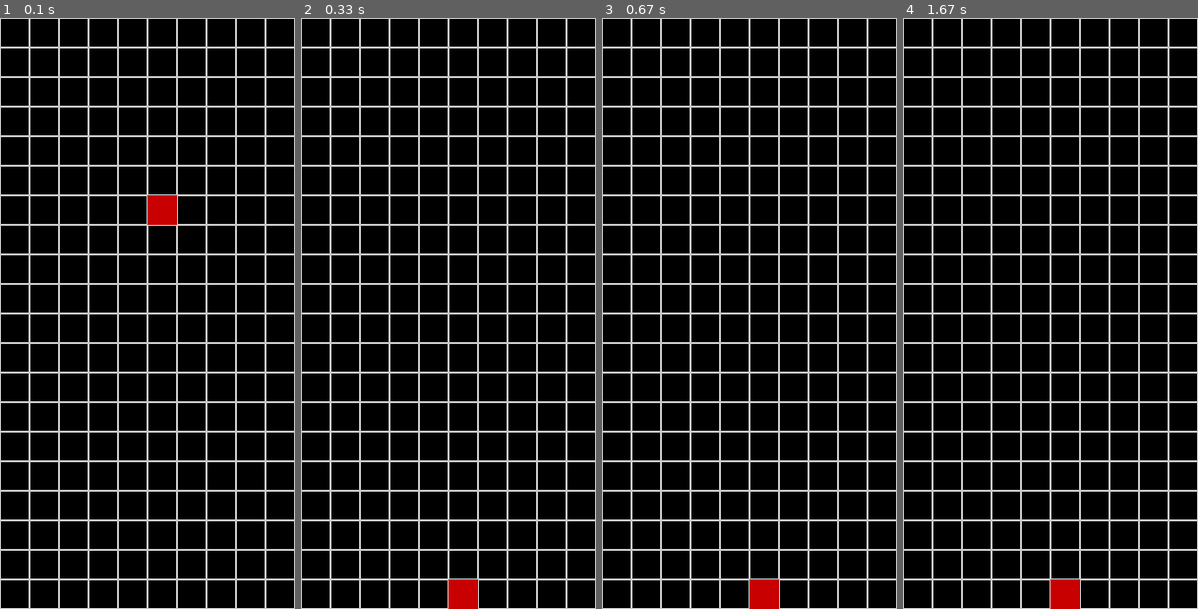
Above: before the commit, frames 1-4 (left to right).
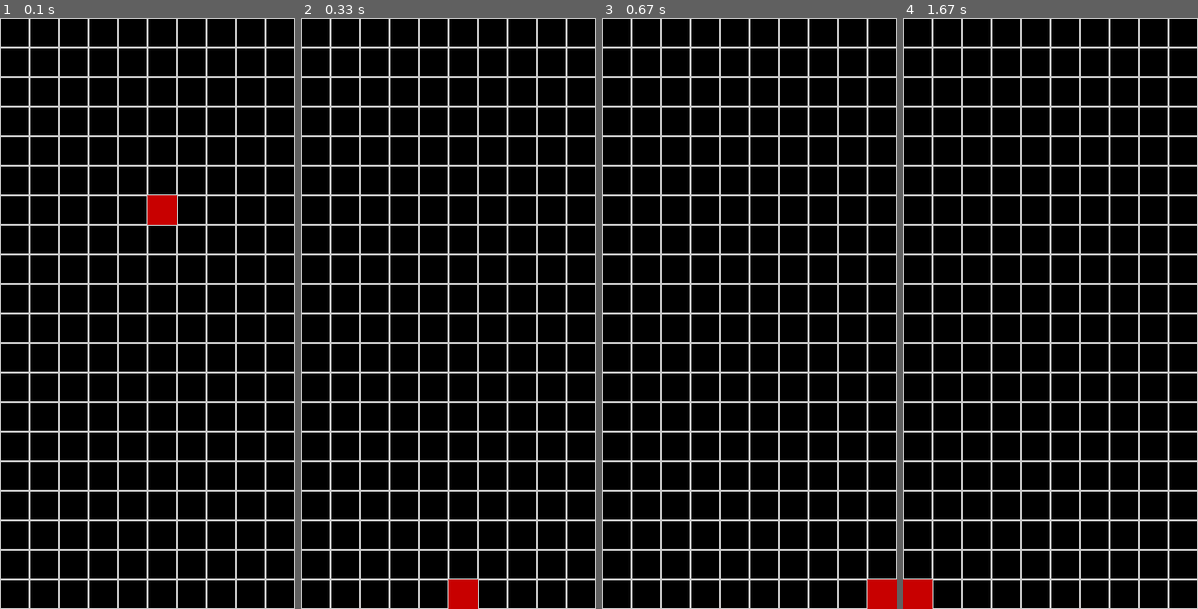
Above: after the commit, the same moments.

Repository: Hillyz/Tetris
Game: pygame game, started from tetris.py
Two runs of this game, one before a commit and one after it. Both use one fixed random seed, a clock stepped at 60 frames per second and the inputs below.
Inputs:
- Up to frame 1 (0.1 s): no input
- Up to frame 2 (0.33 s): no input
- Up to frame 3 (0.67 s): hold Right from 0.33 s (still down)
- Up to frame 4 (1.67 s): release Right at 0.8 s; hold Left from 1.33 s (still down)

Frames 1-2 are identical in both runs. In frame 3, 1.0% of the frame differs, in the area x 50-100%, y 95-100%; in frame 4, 1.0%.

Commit message:
Removed unnecessary code

Diff:
--- a/tetris.py
+++ b/tetris.py
@@ -9,15 +9,11 @@
         self.image.fill((200, 0, 0))
         self.rect = self.image.get_rect()
         self.rect.topleft = (win_x//2, win_y//20)
-#        self.screen = SCREEN
         self.x = x
         self.y = y
         self.vel_y = win_y//20
         self.vel_x = win_x//10
 
-#    def draw(self):
-#        rect = pg.Rect(self.x, self.y, cellsize, cellsize)
-#        pg.draw.rect(self.screen, (200, 0, 0), rect)
 
     def move_down(self):
         blocklst = []
@@ -28,20 +24,16 @@
             self.rect.y = win_y - win_y//20
 
     def move_right(self):
-        if self.x < win_x - win_x//10:
-            self.x += self.vel_x
+        if self.rect.x < win_x - win_x//10:
+            self.rect.x += self.vel_x
         else:
-            self.x = win_x -win_x//10
+            self.rect.x = win_x -win_x//10
 
     def move_left(self):
-        if self.x > 0:
-            self.x -= self.vel_x
+        if self.rect.x > 0:
+            self.rect.x -= self.vel_x
         else:
-            self.x = 0
-
-    def checkCollision(self, sprite2):
-        if self.y > sprite2.y - win_y//20:
-            return True
+            self.rect.x = 0
 
 #Child class, consists of blocks
 class Tetrimino(Block):
